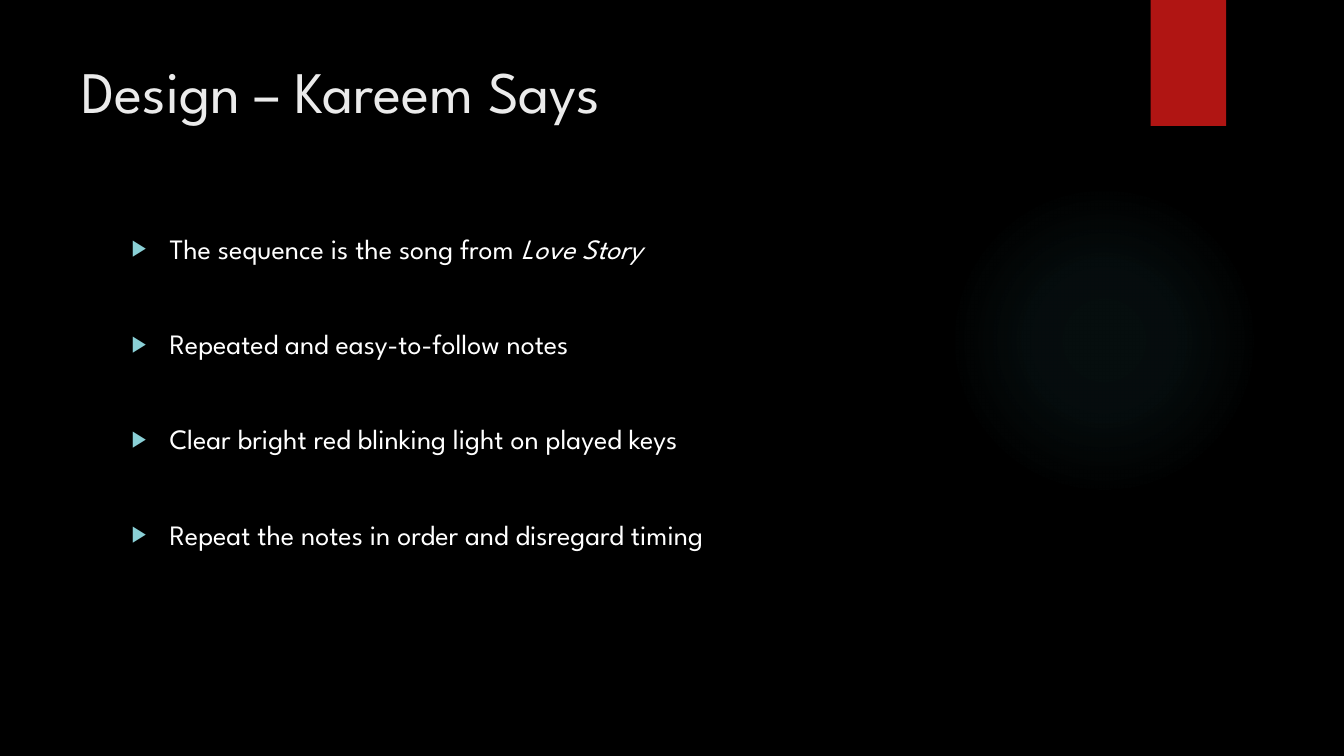
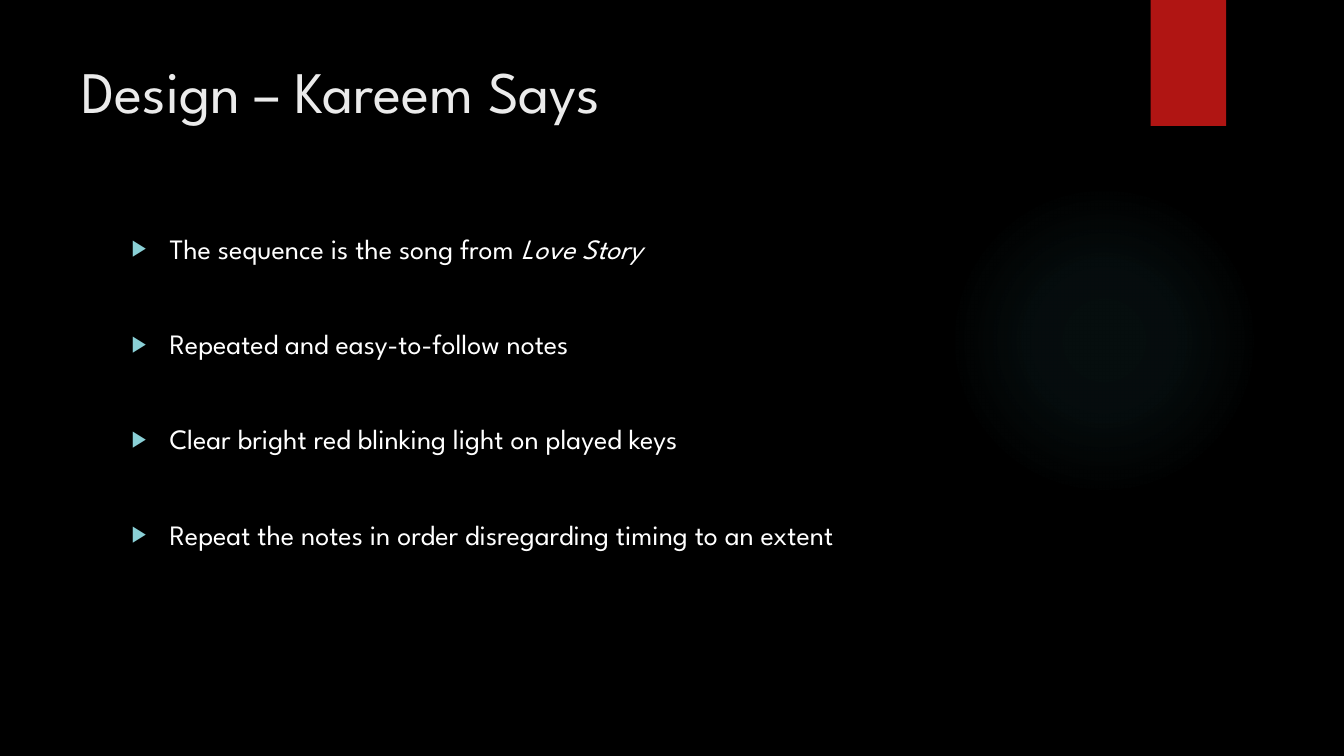
Before and after one commit to JP-Dakran/DNA_Says, a slide deck: slide 11 of Doc/FinalPresentation/FinalPresentation.pptx (slide 10 before the commit). Drawn at 1344x756 pixels with LibreOffice and Linux fonts; fonts in the diff are those of the drawing; background and template pictures are left out. Boxes give left, top, right and bottom in pixels: in the first picture for what was removed or moved away, otherwise in the second. Text is boxed around its words. In the diff, an @@ line names an element or a change of style, - is before the commit and + after.

```diff
--- a/Doc/FinalPresentation/FinalPresentation.pptx
+++ b/Doc/FinalPresentation/FinalPresentation.pptx
@@ text at <box>170,525,834,551</box>: text changed @@
-▶ Repeat the notes in order and disregard timing
+▶ Repeat the notes in order disregarding timing to an extent
```
Also in this commit, not shown: 11 other slides changed, 1 slide added.
